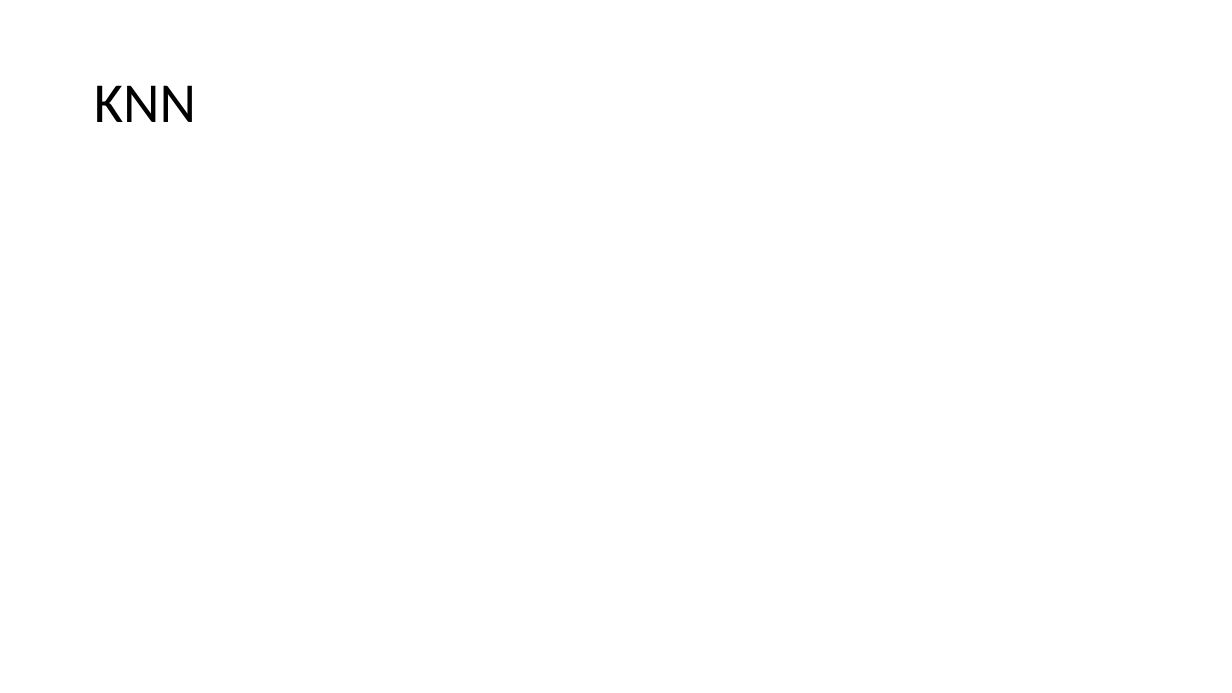
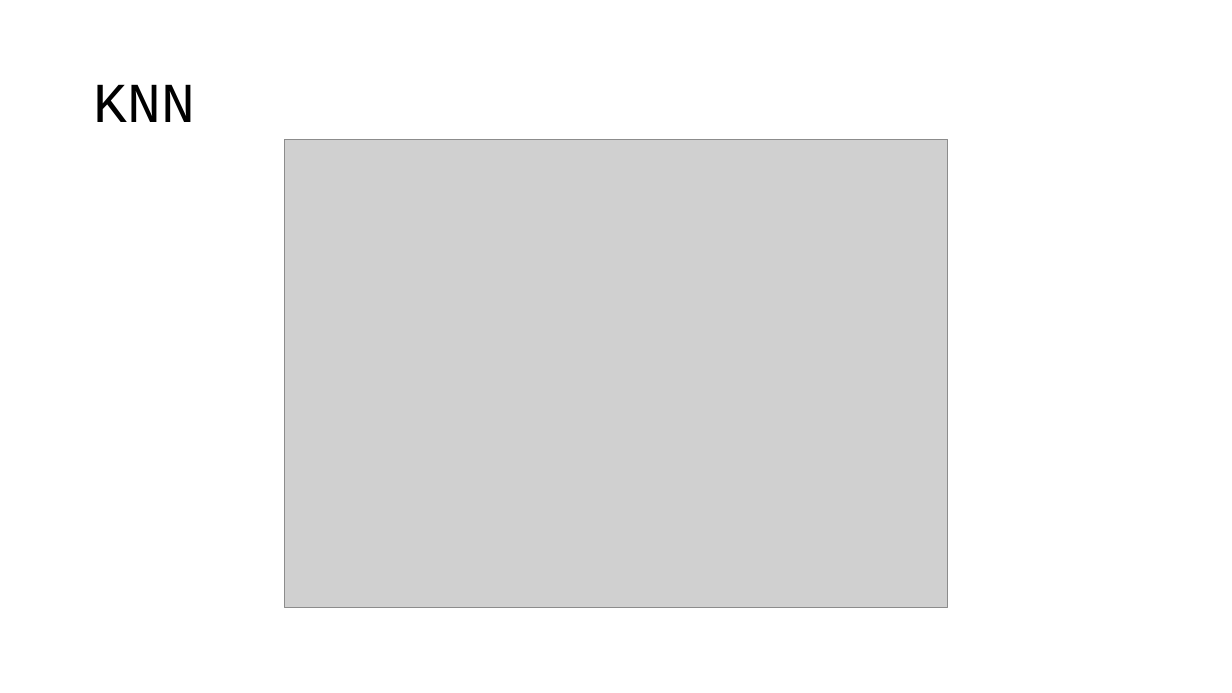
Before and after one commit to OEmiliatanO/CSE_data_mining, a slide deck: slide 2 of hw1/ppt/第八組.pptx. Drawn at 1232x693 pixels with LibreOffice and Linux fonts; fonts in the diff are those of the drawing; grey boxes stand for pictures. Boxes give left, top, right and bottom in pixels: in the first picture for what was removed or moved away, otherwise in the second. Text is boxed around its words. In the diff, an @@ line names an element or a change of style, - is before the commit and + after.

Commit message:
update ppt

```diff
--- a/hw1/ppt/第八組.pptx
+++ b/hw1/ppt/第八組.pptx
@@ title "KNN" at box(94, 84, 196, 122): font Calibri to Courier New @@
@@ picture added at box(284, 140, 947, 608) @@
```
Also in this commit, not shown: 1 other slide changed, 24 slides added, 2 slides removed.
